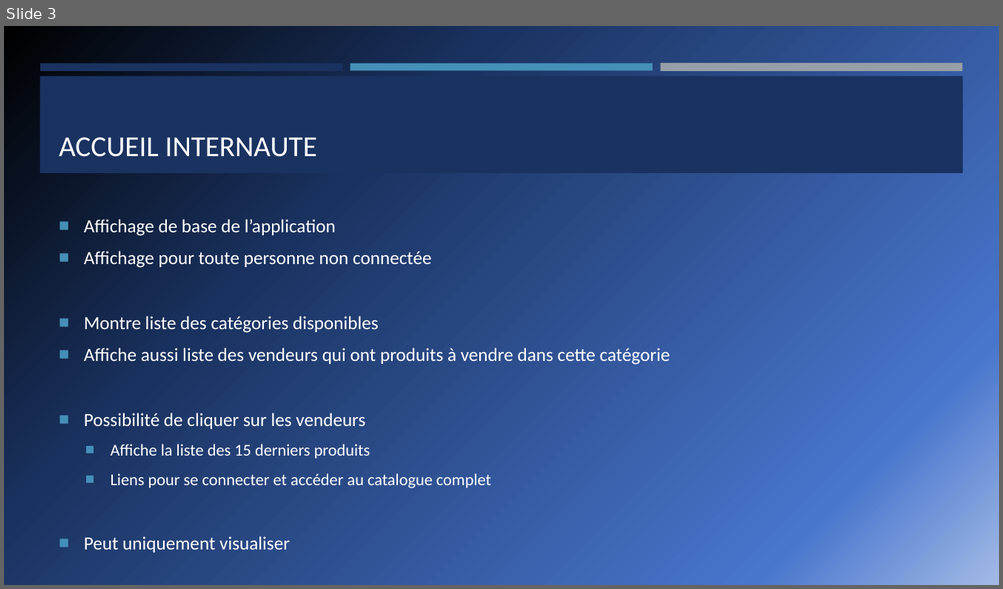
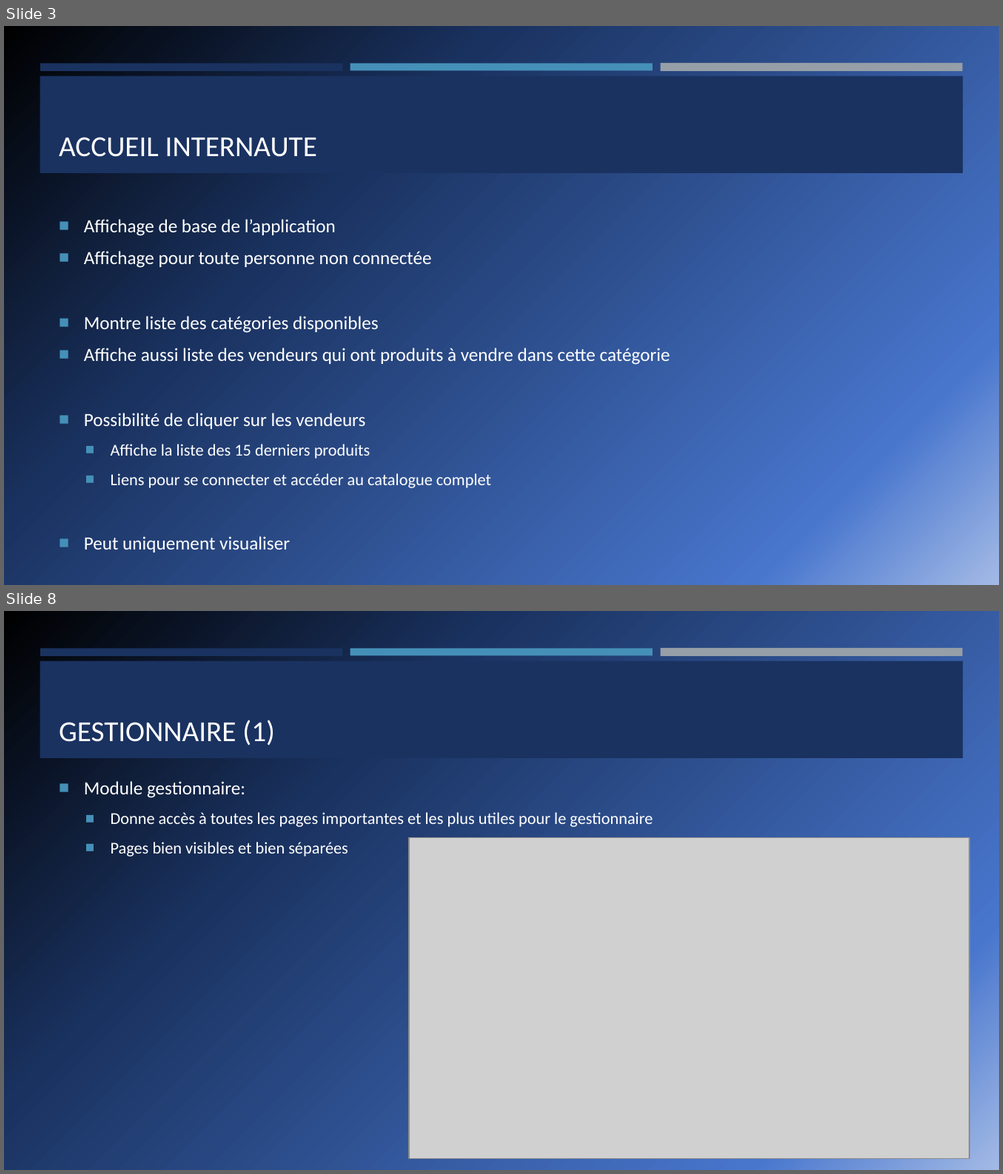
Before and after one commit to Rmoney3663/PROJET-COMMERCE-ELECTRONIQUE-1, a slide deck: PresentationFinalePetitesPuces.pptx. Shown one above the other, each under a label of ours: slide 3 before the commit, slides 3 and 8 after it; the slides between them are not shown. The pictures are 1003x589 and 1003x1174 pixels, drawn with LibreOffice and Linux fonts; fonts in the diff are those of the drawing; grey boxes stand for pictures. Boxes give left, top, right and bottom in pixels: in the first picture for what was removed or moved away, otherwise in the second. Text is boxed around its words. In the diff, an @@ line names an element or a change of style, - is before the commit and + after.

```diff
--- a/PresentationFinalePetitesPuces.pptx
+++ b/PresentationFinalePetitesPuces.pptx
@@ slide 8 added at (4,611,999,1170), background gradient #000000 to #1A3260 to #4876CD to #A3BAE6; not listed: 4 template elements that a slide beside it also shows @@
@@ title added at (59,720,275,746), 28 pt, text #FFFFFF @@
+GESTIONNAIRE (1)
@@ text added at (84,781,652,857), 16 pt, text #FFFFFF @@
+■ Module gestionnaire:
+  ■ Donne accès à toutes les pages importantes et les plus utiles pour le gestionnaire
+  ■ Pages bien visibles et bien séparées
@@ picture added at (409,838,970,1159) @@
```
Also in this commit, not shown: 4 slides changed, 15 other slides added, 1 slide removed.
